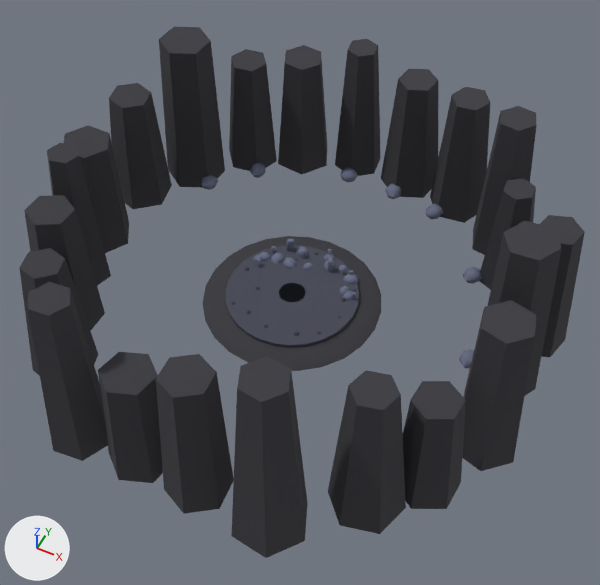
An edit to the glTF model game/assets/3d/env/boulder_ram.glb, drawn before and after from the same camera.
The view is the same before and after, from a 50 mm lens placed at (22.9, -44.2, 55.7), pointed at (2.2, -2.8, 3.9). Arrows for +X, +Y and +Z are at lower left; the lights stay in place. The first picture is the older version. Vertices at exactly the same position are counted once.

In view in the first picture: 'BoulderRamGround'.
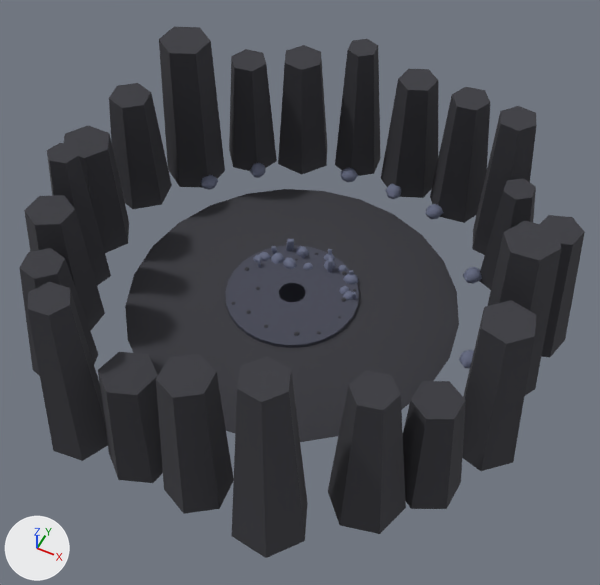
Boxes (x1, y1, x2, y2) around the edits, measured in the pictures (600 x 585 px; the box of a moved part takes in the faces that stretch with it):
part 1 of me_cone, moved or reshaped
    before: (203, 236, 381, 371)
    after: (125, 189, 459, 442)

Diff of the bpy script that builds the scene:
```diff
--- a/game/assets/3d/env/boulder_ram.glb.py
+++ b/game/assets/3d/env/boulder_ram.glb.py
@@ me_cone @@
 me_cone.from_pydata(...)  # 1523 vertices, 2762 faces; spans x -23.1..23.3, y -22.7..22.9, z -1.2..15.3
 # used by ob_boulderramground; location = (0.0, 0.0, 0.0)
+# me_cone part 1: the loose piece of 48 vertices spanning x -8.1..8.1, y -8.1..8.1, z -0.9..-0.4 is scaled about its middle by (1.85, 1.85, 1)
 me_cone.materials.append(mat_colormap)
```
